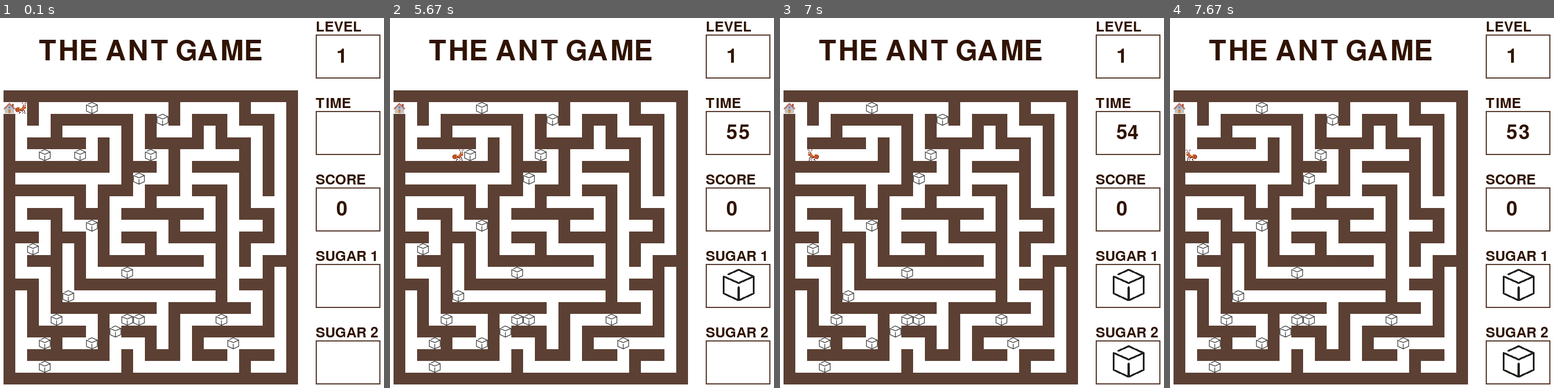
Above: before the commit, frames 1-4 (left to right).
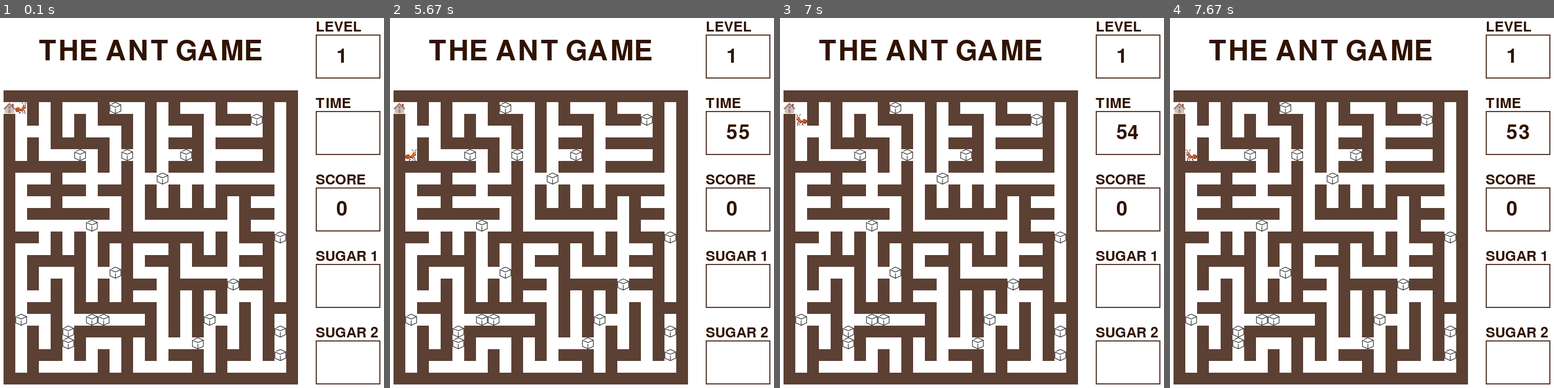
Above: after the commit, the same moments.

Repository: Tan1010/AI_Mini_Project
Game: pygame game, started from game.py
Same seed, same stepped clock (60 frames per second), same inputs: the game is played once before the commit and once after it.
Inputs:
- Up to frame 1 (0.1 s): no input
- Up to frame 2 (5.67 s): hold Right 0.33-0.8 s; hold Left 1.83-2.37 s; hold Down 2.4-2.75 s; hold Up 3.22-3.67 s; hold Right 3.7-4.33 s; hold Down 4.37-4.73 s; hold Left 4.77-5.23 s; hold Right from 5.27 s (still down)
- Up to frame 3 (7 s): release Right at 5.73 s; hold Up 5.77-6.07 s; hold Left from 6.6 s (still down)
- Up to frame 4 (7.67 s): release Left at 7.13 s; hold Down 7.17-7.47 s

The runs differ from the first frame. In frame 1, 13% of the frame differs, in the area x 3-75%, y 22-96%; in frame 2, 13%; in frame 3, 14%, in the area x 3-95%, y 22-98%; in frame 4, 14%.

Commit message:
add some comment and prompt for music

Diff:
--- a/game.py
+++ b/game.py
@@ -9,13 +9,13 @@
 from game_constants import (DARK_BROWN, DARKER_BROWN, DISPLAY_DIM, GAME_TITLE,
                             GAME_TITLE_POS, LEVEL_POS, RECT_DIM, RECT_POS,
                             RECT_THICKNESS, SCORE_POS, SUGAR_CENTER_1,
-                            SUGAR_CENTER_2, SUGAR_COUNT, TIMER_POS, TITLE,
-                            TITLE_POS, WHITE, Direction)
+                            SUGAR_CENTER_2, SUGAR_COUNT, TIMER_DURATION,
+                            TIMER_POS, TITLE, TITLE_POS, WHITE, Direction)
 from MazeGenerator.maze import Maze
 
 
 class Game:
-    def __init__(self, display=True, maze_type='rb', ant_type=''):
+    def __init__(self, display=True, maze_type='rb', ant_type='human'):
         # Initialize the game
         pygame.init()
         self.clock = pygame.time.Clock()
@@ -33,11 +33,12 @@
         self.next_level = True
 
         # Timer
-        self.timer_duration = 60
+        self.timer_duration = TIMER_DURATION
         self.timer_event = pygame.USEREVENT + 1
         pygame.time.set_timer(self.timer_event, 1000)
 
     def initialize_display(self):
+        # add bgm here
         if self.display:
             self.screen = pygame.display.set_mode(DISPLAY_DIM)
             self.screen.fill(WHITE)
@@ -75,12 +76,16 @@
         self.next_level = False     # TODO prompt AI to turn_off_display
         move = False
         ant_neighbour = self.maze.get_ant_neighbour(direction)
+        # 0: path, 1: wall, 2: home, 3: sugar, 4: ant
         if ant_neighbour == 0:
+            # encounter path
             move = True
         if ant_neighbour == 2:
+            # sent sugar home, can add bool variable for music
             self.score += self.sugar_hold
             self.sugar_hold = 0
         if ant_neighbour == 3 and self.sugar_hold < 2:
+            # get sugar, can add bool variable for music
             self.sugar_hold += 1
             move = True
         if move:
@@ -95,10 +100,12 @@
 
         if self.screen:
             if self.next_level:
+                # add music here (advance to next level)
                 self.maze.initialize_display(self.screen)
                 self.ant = Ant(self.screen, self.maze)
             else:
                 self.ant.update_orientation(direction)
+            # add conditional code here to add music here (get/return sugar)
             self.update_display()
 
     def update_display(self):
@@ -152,6 +159,8 @@
 
             # waiting user to quit game when time is out
             if self.timer_duration == 0:
+                # add end game text here
+                # end game music here
                 continue
 
             pressed_keys = pygame.key.get_pressed()
@@ -171,5 +180,5 @@
 
 
 if __name__ == '__main__':
-    game = Game()
+    game = Game(maze_type='krus')
     game.run()
--- a/game_constants.py
+++ b/game_constants.py
@@ -1,4 +1,7 @@
 from enum import Enum
+
+# Gameplay
+TIMER_DURATION = 60
 
 # Display
 DISPLAY_DIM = (700, 700)
